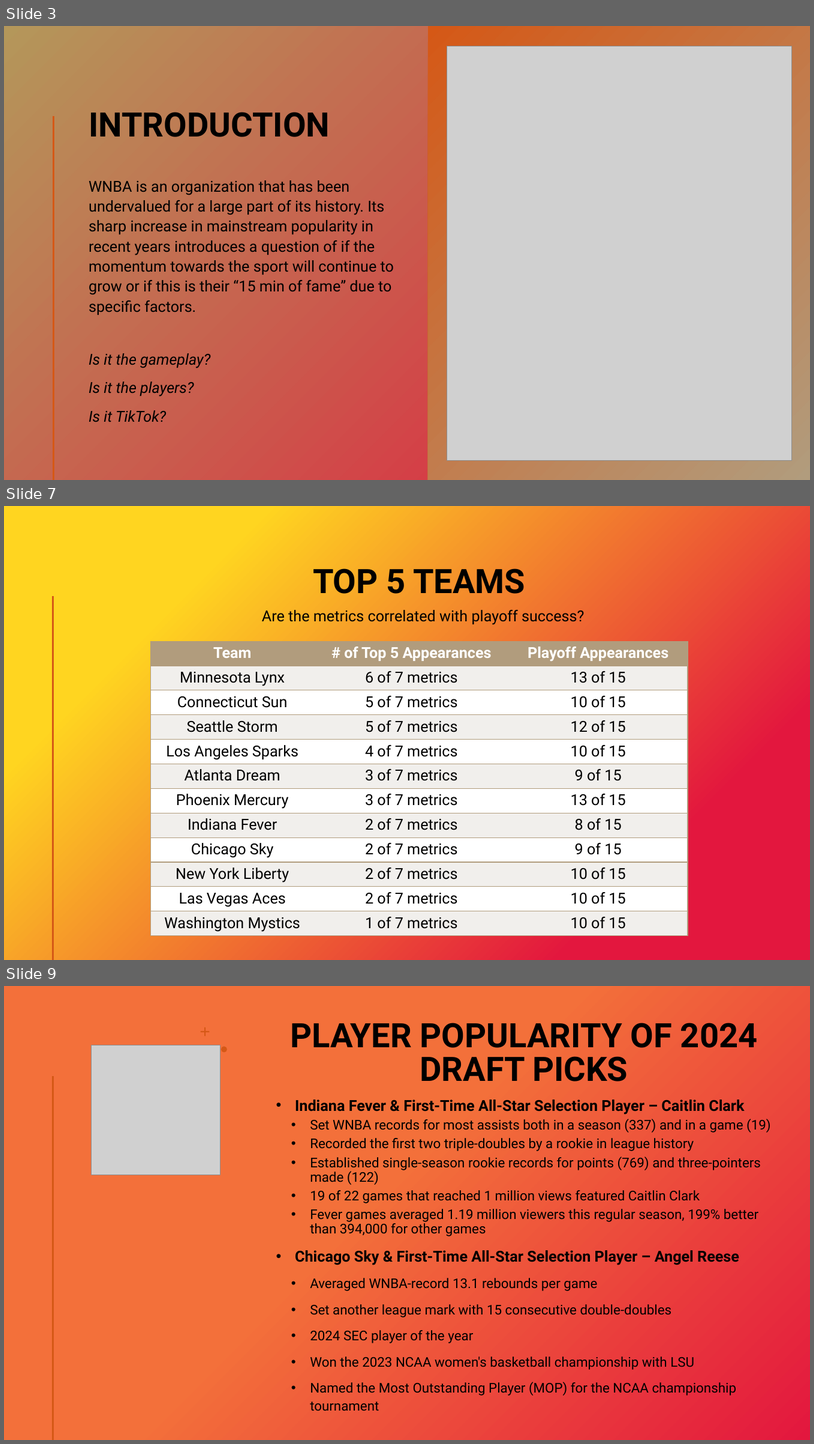
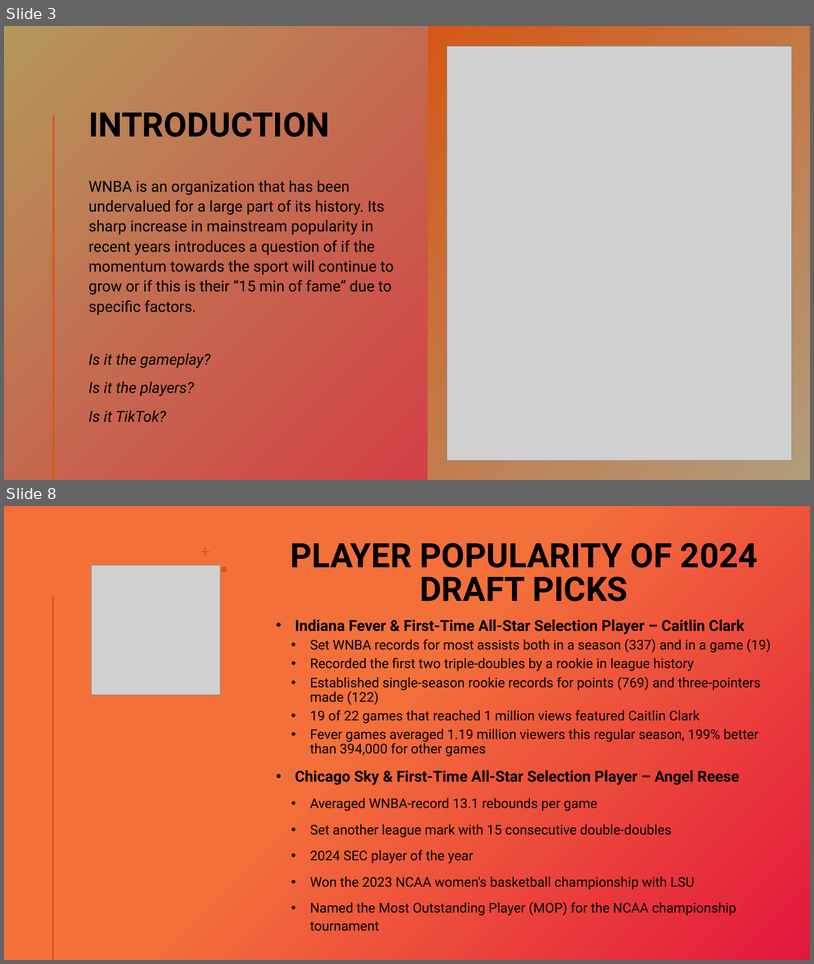
Before and after one commit to tasleem-m/Insight-into-the-WNBA, a slide deck: presentation/Insight into the WNBA.pptx. Shown one above the other, each under a label of ours: slides 3, 7 and 9 before the commit, slides 3 and 8 after it; the slides between them are not shown. The pictures are 814x1444 and 814x964 pixels, drawn with LibreOffice and Linux fonts; fonts in the diff are those of the drawing; grey boxes stand for pictures. Boxes give left, top, right and bottom in pixels: in the first picture for what was removed or moved away, otherwise in the second. Text is boxed around its words. In the diff, an @@ line names an element or a change of style, - is before the commit and + after.

```diff
--- a/presentation/Insight into the WNBA.pptx
+++ b/presentation/Insight into the WNBA.pptx
@@ slide 7 removed at [4,506,810,960], background gradient #FFD520 to #E3173E; not listed: 1 template element that a slide beside it also shows @@
@@ title removed at [313,568,525,594] @@
-TOP 5 TEAMS
@@ text removed at [262,610,584,625] @@
-Are the metrics correlated with playoff success?
@@ table removed at [150,641,687,936], 12 rows, 3 columns @@
-Team | # of Top 5 Appearances | Playoff Appearances
-Minnesota Lynx | 6 of 7 metrics | 13 of 15
-Connecticut Sun | 5 of 7 metrics | 10 of 15
-Seattle Storm | 5 of 7 metrics | 12 of 15
-Los Angeles Sparks | 4 of 7 metrics | 10 of 15
-Atlanta Dream | 3 of 7 metrics | 9 of 15
-Phoenix Mercury | 3 of 7 metrics | 13 of 15
-Indiana Fever | 2 of 7 metrics | 8 of 15
-Chicago Sky | 2 of 7 metrics | 9 of 15
-New York Liberty | 2 of 7 metrics | 10 of 15
-Las Vegas Aces | 2 of 7 metrics | 10 of 15
-Washington Mystics | 1 of 7 metrics | 10 of 15
@@ what was slide 9 is now slide 8 @@
```
Also in this commit, not shown: 6 slides changed, 2 other files.
